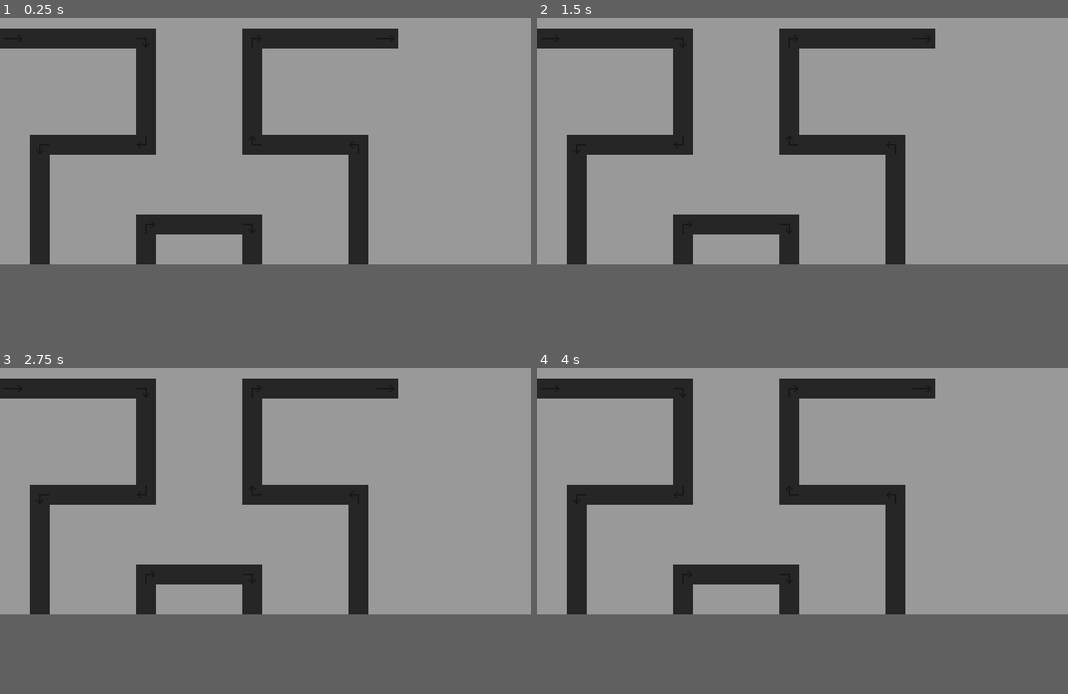
Above: before the commit, frames 1-4 (two rows, left to right).
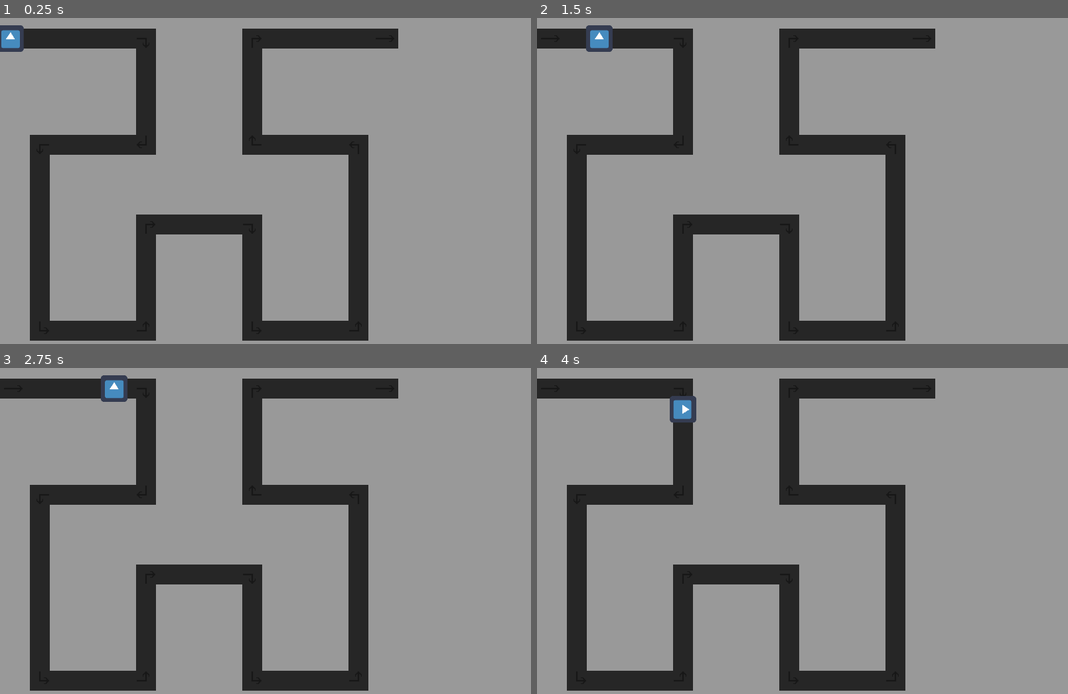
Above: after the commit, the same moments.

Repository: wen1now/ntd
Game: Godot game, scene res://main.tscn
Two runs of this game, one before a commit and one after it. Both use one fixed random seed, a clock stepped at 60 frames per second and the inputs below. The project has no main scene, so this scene is started directly. The engine's default icon, where the game draws it, is replaced by a stand-in: a white triangle on a blue panel in a dark square.
Inputs:
- Up to frame 1 (0.25 s): no input
- Up to frame 2 (1.5 s): no input
- Up to frame 3 (2.75 s): no input
- Up to frame 4 (4 s): no input
The window is 800x400 before the commit and 800x520 after it. Grey fills any space a smaller window leaves; there, only what the larger window draws over its background counts as a difference.

The runs differ from the first frame. In frame 1, 5.9% of the frame differs, in the area x 0-70%, y 2-99%; in frame 2, 5.9%, in the area x 5-70%, y 2-99%; in frame 3, 5.9%; in frame 4, 5.9%.

Commit message:
super duper rudimentary enemy movement

Diff:
--- a/enemy.gd
+++ b/enemy.gd
@@ -1,7 +1,7 @@
 extends PathFollow2D
 
 # default statistics for this enemy
-var speed = 10
+var speed = 100
 var health = 100
 
 func _ready():
--- /dev/null
+++ b/main.gd
@@ -0,0 +1,16 @@
+extends Node2D
+
+# Declare member variables here. Examples:
+# var a = 2
+# var b = "text"
+var enemy_scene
+
+# Called when the node enters the scene tree for the first time.
+func _ready():
+	enemy_scene = load("res://enemy.tscn")
+	new_enemy()
+
+func new_enemy():
+	var enemy
+	enemy = enemy_scene.instance()
+	$enemy_path.add_child(enemy)
--- a/main.tscn
+++ b/main.tscn
@@ -1,15 +1,16 @@
-[gd_scene load_steps=4 format=2]
-
-[ext_resource path="res://assets/background.png" type="Texture" id=1]
+[gd_scene load_steps=5 format=2]
+
+[ext_resource path="res://main.gd" type="Script" id=1]
+[ext_resource path="res://assets/background.png" type="Texture" id=2]
 
 [sub_resource type="Curve2D" id=1]
 _data = {
-"points": PoolVector2Array(  )
+"points": PoolVector2Array( 0, 0, 0, 0, 0, 96, 0, 0, 0, 0, 352, 96, 0, 0, 0, 0, 352, 352, 0, 0, 0, 0, 96, 352, 0, 0, 0, 0, 96, 800, 0, 0, 0, 0, 352, 800, 0, 0, 0, 0, 352, 544, 0, 0, 0, 0, 608, 544, 0, 0, 0, 0, 608, 800, 0, 0, 0, 0, 864, 800, 0, 0, 0, 0, 864, 352, 0, 0, 0, 0, 608, 352, 0, 0, 0, 0, 608, 96, 0, 0, 0, 0, 960, 96 )
 }
 
 [sub_resource type="TileSet" id=2]
 0/name = "background.png 0"
-0/texture = ExtResource( 1 )
+0/texture = ExtResource( 2 )
 0/tex_offset = Vector2( 0, 0 )
 0/modulate = Color( 1, 1, 1, 1 )
 0/region = Rect2( 0, 0, 64, 64 )
@@ -200,8 +201,10 @@
 18/z_index = 0
 
 [node name="root" type="Node2D"]
+script = ExtResource( 1 )
 
 [node name="enemy_path" type="Path2D" parent="."]
+z_index = 1
 curve = SubResource( 1 )
 
 [node name="towers" type="Node2D" parent="."]
--- a/project.godot
+++ b/project.godot
@@ -21,7 +21,7 @@
 [display]
 
 window/size/width=1280
-window/size/height=640
+window/size/height=832
 
 [rendering]
 
Not shown: 18 places in main.tscn that only renumber resources
